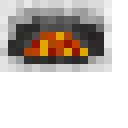
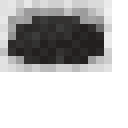
Layers edited between the first and the second 128 × 128 image:
painted on "coal_generator_front.png" over <box>16,16,104,64</box>
